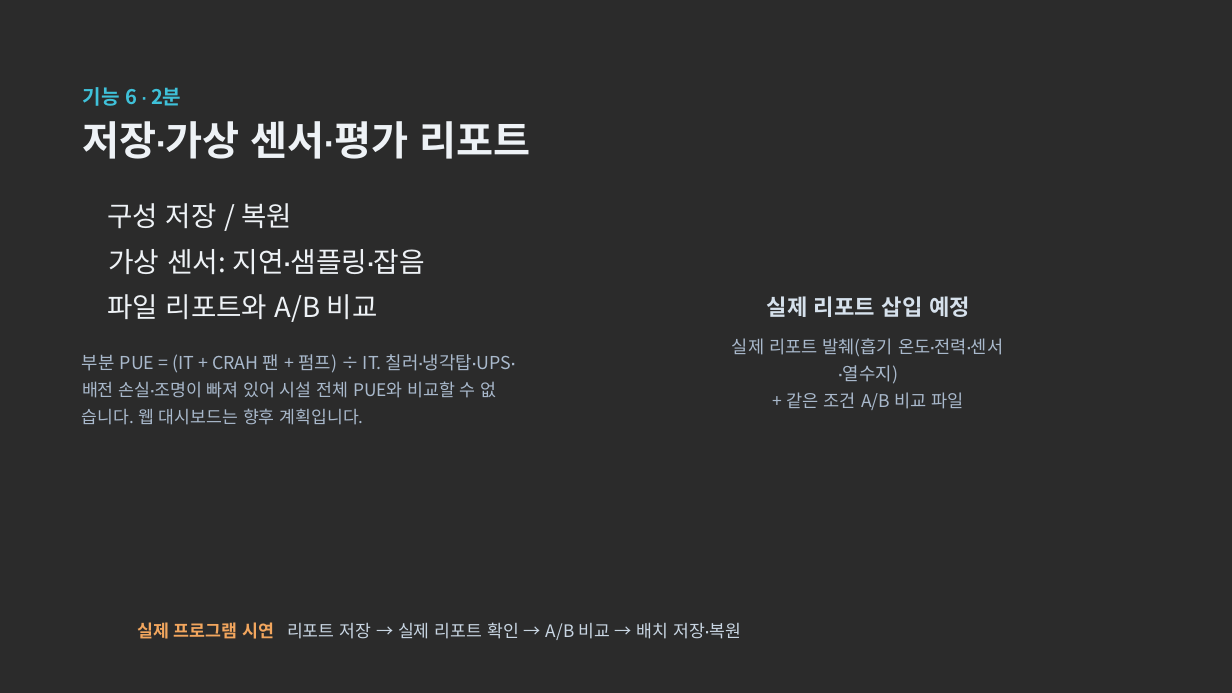
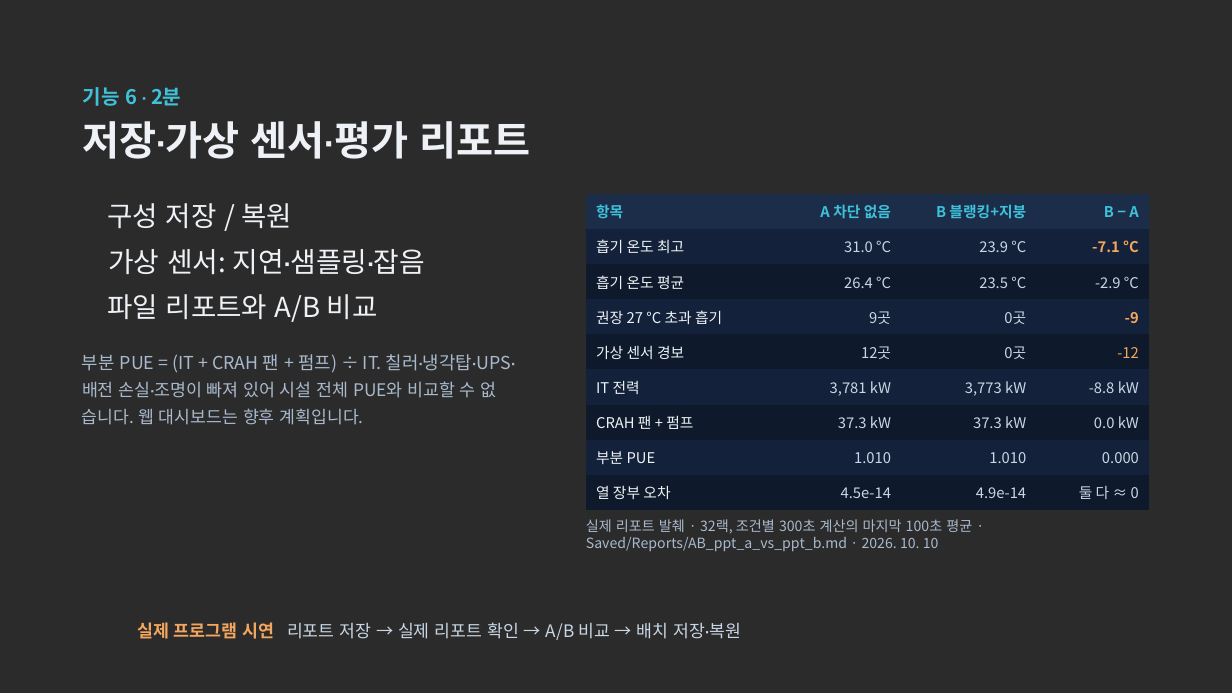
Before and after one commit to dongkimyeon/VRG_TermProj, a slide deck: slide 9 of Presentation/AI 데이터센터 냉각 디지털 트윈 — 중간발표 (편집용).pptx. Drawn at 1232x693 pixels with LibreOffice and Linux fonts; fonts in the diff are those of the drawing; background and template pictures are left out; a plain dark background stands for a picture behind light text. Boxes give left, top, right and bottom in pixels: in the first picture for what was removed or moved away, otherwise in the second. Text is boxed around its words. In the diff, an @@ line names an element or a change of style, - is before the commit and + after.

```diff
--- a/Presentation/AI 데이터센터 냉각 디지털 트윈 — 중간발표 (편집용).pptx
+++ b/Presentation/AI 데이터센터 냉각 디지털 트윈 — 중간발표 (편집용).pptx
@@ table added at (586, 194, 1149, 510), 9 rows, 4 columns @@
+항목 | A 차단 없음 | B 블랭킹+지붕 | B − A
+흡기 온도 최고 | 31.0 °C | 23.9 °C | -7.1 °C
+흡기 온도 평균 | 26.4 °C | 23.5 °C | -2.9 °C
+권장 27 °C 초과 흡기 | 9곳 | 0곳 | -9
+가상 센서 경보 | 12곳 | 0곳 | -12
+IT 전력 | 3,781 kW | 3,773 kW | -8.8 kW
+CRAH 팬 + 펌프 | 37.3 kW | 37.3 kW | 0.0 kW
+부분 PUE | 1.010 | 1.010 | 0.000
+열 장부 오차 | 4.5e-14 | 4.9e-14 | 둘 다 ≈ 0
@@ text removed at (767, 296, 970, 317) @@
-실제 리포트 삽입 예정
@@ text removed at (732, 338, 1003, 357) @@
-실제 리포트 발췌(흡기 온도·전력·센서
@@ text removed at (838, 366, 898, 384) @@
-·열수지)
@@ text removed at (787, 392, 963, 410) @@
-+ 같은 조건 A/B 비교 파일
@@ text added at (586, 519, 972, 551), 11 pt, text #A9B9CC @@
+실제 리포트 발췌 · 32랙, 조건별 300초 계산의 마지막 100초 평균 · Saved/Reports/AB_ppt_a_vs_ppt_b.md · 2026. 10. 10
```
Also in this commit, not shown: 4 other slides changed.
